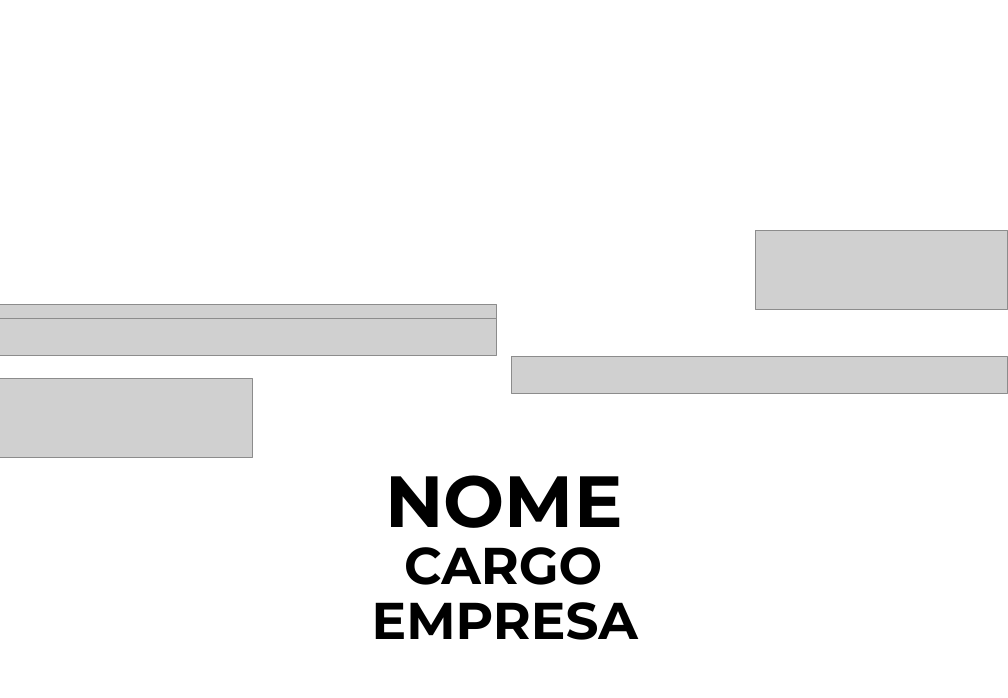
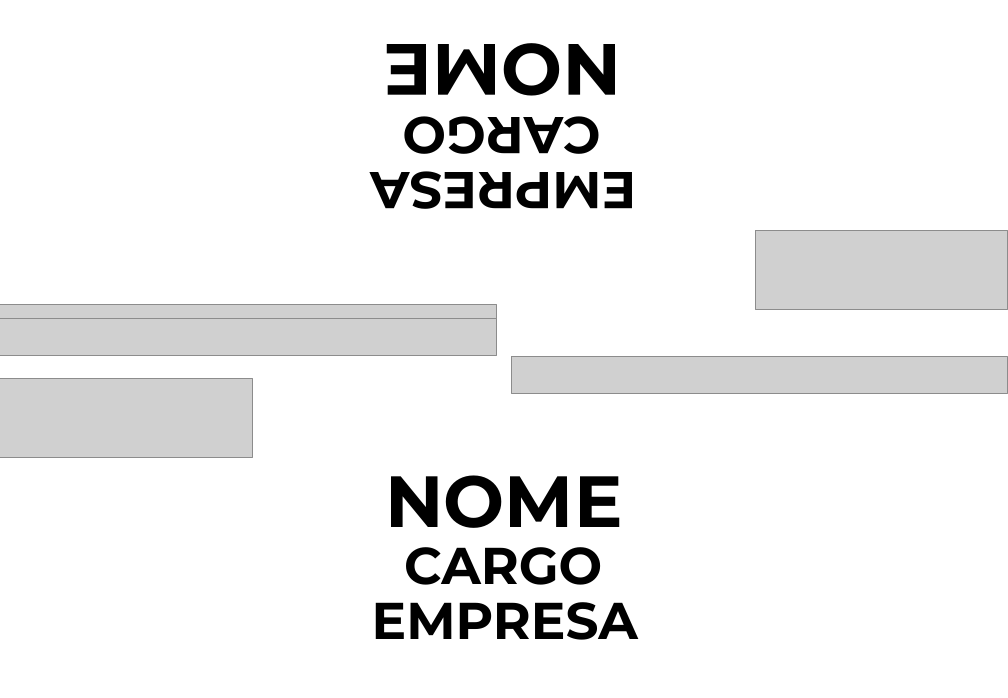
Before and after one commit to PavorZero/gerador-prismas, a slide deck: slide 1 of templates/30x10.5/cni.pptx. Drawn at 1008x698 pixels with LibreOffice and Linux fonts; fonts in the diff are those of the drawing; grey boxes stand for pictures. Boxes give left, top, right and bottom in pixels: in the first picture for what was removed or moved away, otherwise in the second. Text is boxed around its words. In the diff, an @@ line names an element or a change of style, - is before the commit and + after.

```diff
--- a/templates/30x10.5/cni.pptx
+++ b/templates/30x10.5/cni.pptx
@@ rotation 0 to 180 degrees in 3 elements at bbox=[403, 116, 601, 172], bbox=[370, 171, 636, 209], bbox=[384, 43, 621, 122] @@
@@ text "NOME": place and size @@
-text "NOME" at bbox=[0, 145, 1008, 242]
+text "NOME" at bbox=[384, 43, 621, 122]
@@ text "EMPRESA": place and size @@
-text "EMPRESA" at bbox=[0, 36, 1008, 108]
+text "EMPRESA" at bbox=[370, 171, 636, 209]
```
Also in this commit, not shown: 1 other file.
